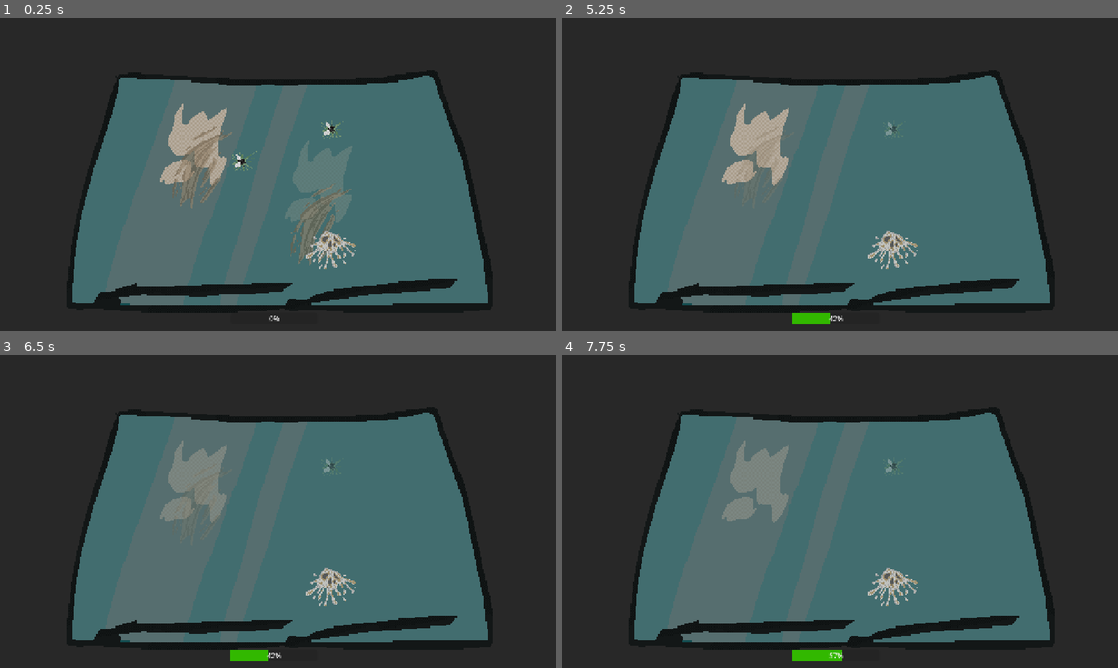
Above: before the commit, frames 1-4 (two rows, left to right).
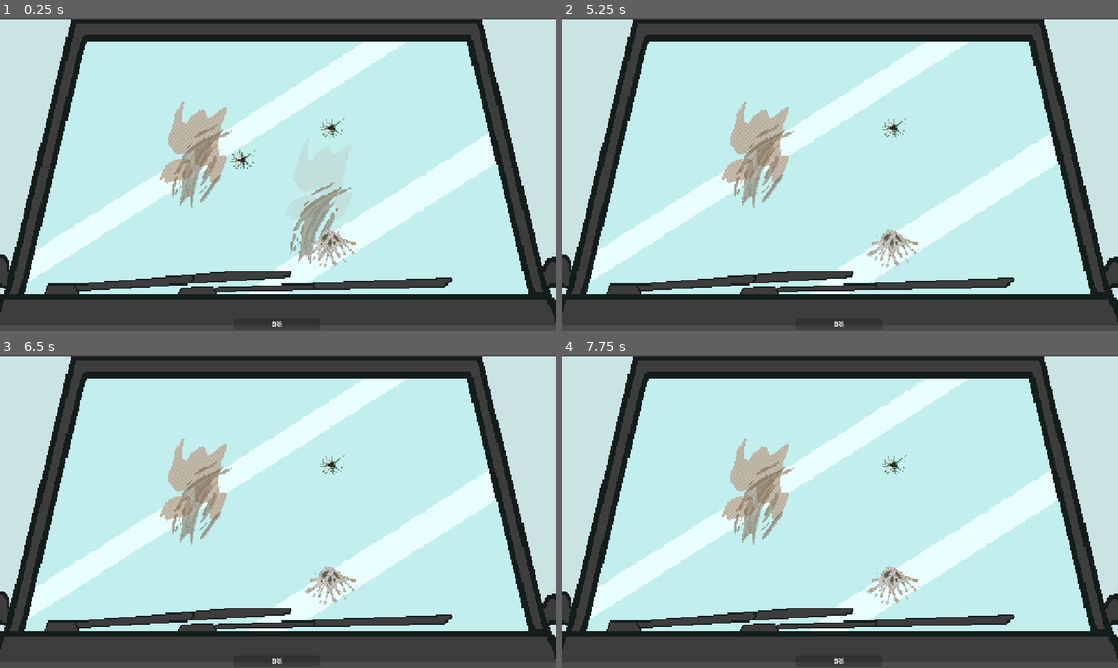
Above: after the commit, the same moments.

Repository: FrancisCuarto/GGJ_PJCT_Godot_Repository
Game: Godot game, scene res://minigames/limpieza/limpieza_minigame.tscn
Same seed, same stepped clock (60 frames per second), same inputs: the game is played once before the commit and once after it. This scene is started directly instead of the project's main scene.
Inputs (mouse positions are in pixels of both pictures, inside the frame that each line leads up to):
- Up to frame 1 (0.25 s): no input
- Up to frame 2 (5.25 s): tap Enter (ui_accept) at 0.5, 0.6, 0.77, 1.07, 1.25, 1.52, 1.55, 1.82, 2, 2.3, 2.75, 3.02, 3.05, 3.32, 3.5, 3.6, 3.77, 4.07, 4.25, 4.52, 4.55, 4.82 s; move the mouse to (962, 158) at 0.52 s; hold D (right) 0.53-1.28 s; click (962, 158) at 0.67 s; move the mouse to (728, 190) at 1.27 s; hold S (down) 1.28-2.03 s; tap E (interactuar) at 1.35, 4.35 s; move the mouse to (895, 105) at 2.02 s; hold D (right) 2.03-2.78 s; hold Space (pegar) 2.03-2.78 s; move the mouse to (812, 237) at 2.77 s; hold Up (ui_up) 2.78-3.53 s; tap Shift (run) at 2.85 s; click (812, 237) at 2.92 s; move the mouse to (1006, 221) at 3.52 s; hold Left (left) 3.53-5.03 s; move the mouse to (673, 127) at 4.27 s; move the mouse to (867, 174) at 5.02 s; hold S (down) from 5.03 s (still down); hold Space (pegar) from 5.03 s (still down); click (867, 174) at 5.17 s
- Up to frame 3 (6.5 s): tap Enter (ui_accept) at 5.3, 6.02, 6.05, 6.32 s; move the mouse to (194, 433) at 5.77 s; release S (down) at 5.78 s; release Space (pegar) at 5.78 s; hold D (right) from 5.78 s (still down); tap Shift (run) at 5.85 s
- Up to frame 4 (7.75 s): move the mouse to (962, 495) at 6.52 s; release D (right) at 6.53 s; hold Up (ui_up) 6.53-7.28 s; tap Enter (ui_accept) at 6.6, 6.77, 7.07, 7.52, 7.55 s; move the mouse to (728, 527) at 7.27 s; hold D (right) from 7.28 s (still down); tap E (interactuar) at 7.35 s; click (728, 527) at 7.42 s

The runs differ from the first frame. In frame 1, 80% of the frame differs, in the area x 0-100%, y 0-100%; in frame 2, 81%; in frame 3, 82%; in frame 4, 82%.

Commit message:
Refactor minigame scene and queue manager logic; update Parabrisas texture handling and slot availability check

Diff:
--- a/proyecto-ggj/main.gd
+++ b/proyecto-ggj/main.gd
@@ -5,12 +5,3 @@
 # Called when the node enters the scene tree for the first time.
 func _ready() -> void:
 	DayManager.iniciar_dia()
-
-
-
-
-
-
-# Called every frame. 'delta' is the elapsed time since the previous frame.
-func _process(delta: float) -> void:
-	pass
--- a/proyecto-ggj/minigames/limpieza/limpieza_minigame.tscn
+++ b/proyecto-ggj/minigames/limpieza/limpieza_minigame.tscn
@@ -12,11 +12,16 @@
 
 [node name="Root UI" type="Control" parent="."]
 process_mode = 3
+self_modulate = Color(1, 1, 1, 0.38039216)
 z_index = 100
 layout_mode = 3
 anchors_preset = 15
 anchor_right = 1.0
 anchor_bottom = 1.0
+offset_left = 6.0
+offset_top = 13.0
+offset_right = -6.0
+offset_bottom = -22.0
 grow_horizontal = 2
 grow_vertical = 2
 script = ExtResource("1_imkcr")
@@ -25,6 +30,7 @@
 
 [node name="ColorRect" type="ColorRect" parent="Root UI"]
 process_mode = 3
+visible = false
 z_index = 100
 layout_mode = 1
 anchors_preset = 15
@@ -40,15 +46,6 @@
 layout_mode = 0
 offset_right = 500.0
 offset_bottom = 500.0
-
-[node name="ParabrisasFondo" type="TextureRect" parent="Root UI"]
-layout_mode = 1
-anchors_preset = 15
-anchor_right = 1.0
-anchor_bottom = 1.0
-grow_horizontal = 2
-grow_vertical = 2
-texture = ExtResource("4_03wb8")
 
 [node name="Parabrisas" type="TextureRect" parent="Root UI"]
 process_mode = 3
@@ -84,7 +81,25 @@
 offset_bottom = 705.0
 theme_override_styles/fill = SubResource("StyleBoxFlat_2ekaa")
 
+[node name="ParabrisasFondo" type="TextureRect" parent="Root UI"]
+layout_mode = 1
+anchors_preset = 15
+anchor_right = 1.0
+anchor_bottom = 1.0
+offset_left = -9.0
+offset_top = -9.999999
+offset_right = 471.0
+offset_bottom = 230.0
+grow_horizontal = 2
+grow_vertical = 2
+scale = Vector2(0.73522466, 0.7622671)
+texture = ExtResource("4_03wb8")
+
 [node name="AreaMouse" type="Control" parent="Root UI"]
 process_mode = 3
 z_index = 100
 anchors_preset = 0
+offset_left = -7.0
+offset_top = -7.0
+offset_right = -7.0
+offset_bottom = -7.0
--- a/proyecto-ggj/queue_manager.gd
+++ b/proyecto-ggj/queue_manager.gd
@@ -34,7 +34,12 @@
 
 
 func hay_espacio() -> bool:
-	return autos_activos.size() < max_autos
+	# Priorizamos la disponibilidad de slots (sectores) reales.
+	# "Máximo 1 por cada sector"
+	for slot in slots:
+		if not _slot_ocupado(slot):
+			return true
+	return false
 
 func resetear_dia():
 	# Simplemente limpiamos la lista de autos activos.
Binary file changed: proyecto-ggj/assets/minigame_textures/limpieza_textures/parabrisas.png
